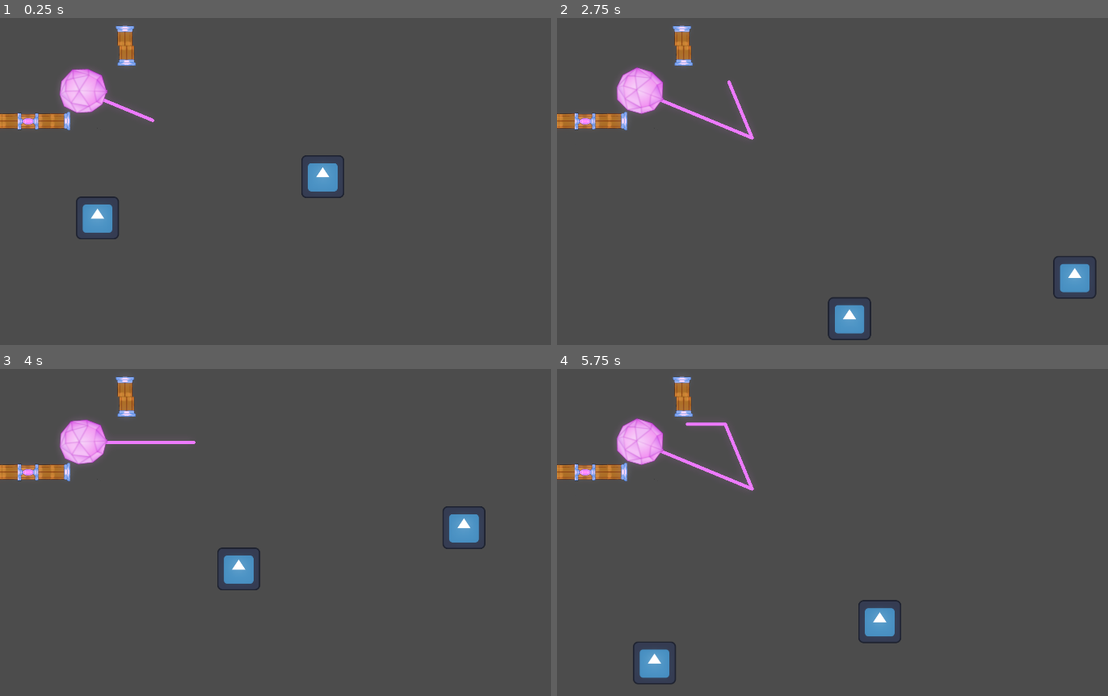
Above: before the commit, frames 1-4 (two rows, left to right).
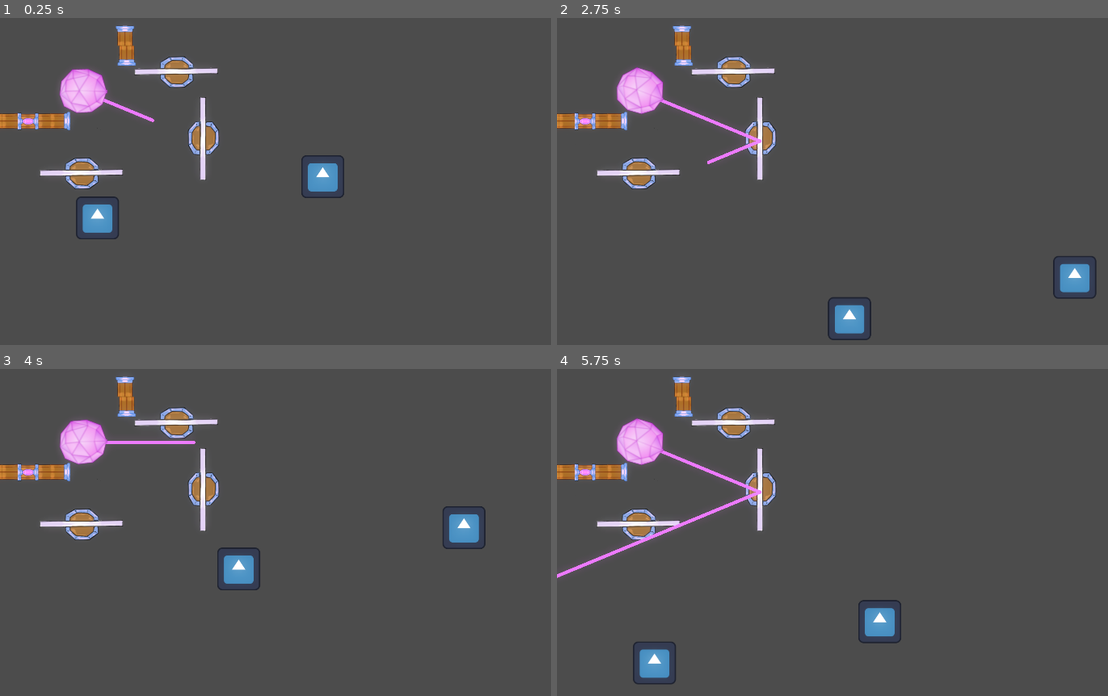
Above: after the commit, the same moments.

Repository: nathanBarloy/no-crunch-2026
Game: Godot game, scene res://mechanics/test.tscn
Two runs of this game, one before a commit and one after it. Both use one fixed random seed, a clock stepped at 60 frames per second and the inputs below. This scene is started directly instead of the project's main scene. The engine's default icon, where the game draws it, is replaced by a stand-in: a white triangle on a blue panel in a dark square.
Inputs:
- Up to frame 1 (0.25 s): no input
- Up to frame 2 (2.75 s): hold D (move-right) 0.53-1.28 s; tap F (action) at 0.6 s; hold S (move-down) 1.28-2.03 s; tap Q (turn-anticlock) at 1.35 s; hold D (move-right) from 2.03 s (still down); tap E (turn-clock) at 2.1 s
- Up to frame 3 (4 s): release D (move-right) at 2.78 s; hold W (move-up) 2.78-3.53 s; tap F (action) at 2.85 s; hold A (move-left) from 3.53 s (still down); tap Q (turn-anticlock) at 3.6 s
- Up to frame 4 (5.75 s): tap E (turn-clock) at 4.35 s; release A (move-left) at 5.03 s; hold S (move-down) from 5.03 s (still down); tap F (action) at 5.1 s

The runs differ from the first frame. In frame 1, 1.9% of the frame differs, in the area x 7-40%, y 11-53%; in frame 2, 2.0%; in frame 3, 1.9%; in frame 4, 2.4%, in the area x 0-40%, y 11-64%.

Commit message:
art: mirror integration

Diff:
--- a/no-crunch-2026/levels/2/tableau_test.tscn
+++ b/no-crunch-2026/levels/2/tableau_test.tscn
@@ -4,6 +4,7 @@
 [ext_resource type="PackedScene" uid="uid://d0j5p2bsjra34" path="res://mechanics/laser/laser_manager.tscn" id="2_w2uyy"]
 [ext_resource type="PackedScene" uid="uid://chm0r7htneq3w" path="res://mechanics/obstacles/wall.tscn" id="3_1wtrm"]
 [ext_resource type="PackedScene" uid="uid://c7waiufd7jnf0" path="res://mechanics/obstacles/target.tscn" id="5_s4v2x"]
+[ext_resource type="PackedScene" uid="uid://dg616cv84t3aw" path="res://mechanics/obstacles/mirror.tscn" id="5_xrjqc"]
 
 [node name="Tableau" unique_id=1175971842 instance=ExtResource("1_6hbeh")]
 
@@ -15,3 +16,7 @@
 
 [node name="Target" parent="." index="8" unique_id=1004707607 instance=ExtResource("5_s4v2x")]
 position = Vector2(539, 697)
+
+[node name="Mirror" parent="." index="9" unique_id=565877863 instance=ExtResource("5_xrjqc")]
+position = Vector2(668, 397)
+rotation = 0.7853982
--- a/no-crunch-2026/mechanics/laser/laser.tscn
+++ b/no-crunch-2026/mechanics/laser/laser.tscn
@@ -21,6 +21,7 @@
 glow_map_strength = 0.26
 
 [node name="Laser" type="RayCast2D" unique_id=1796673620]
+z_index = 2
 target_position = Vector2(-1.0204021, 5010)
 collide_with_areas = true
 script = ExtResource("2_r8im3")
--- a/no-crunch-2026/mechanics/laser/laser_manager.tscn
+++ b/no-crunch-2026/mechanics/laser/laser_manager.tscn
@@ -28,6 +28,7 @@
 shape = SubResource("CircleShape2D_8qx13")
 
 [node name="GeodeSprite" type="Sprite2D" parent="." unique_id=400647370]
+z_index = 3
 material = SubResource("CanvasItemMaterial_ym85s")
 position = Vector2(-0.6351373, 0.374996)
 rotation = 0.06804056
--- a/no-crunch-2026/mechanics/obstacles/mirror.gd
+++ b/no-crunch-2026/mechanics/obstacles/mirror.gd
@@ -1,15 +1,3 @@
 class_name Mirror
 
 extends Area2D
-
-@export var is_tilted: bool = false
-
-# Called when the node enters the scene tree for the first time.
-func _ready() -> void:
-	if is_tilted:
-		$Straight.visible = false
-		$Tilted.visible = true
-		$MirrorCollision.rotate(PI/4)
-	else:
-		$Tilted.visible = false
-		$Straight.visible = true
--- a/no-crunch-2026/mechanics/obstacles/mirror.tscn
+++ b/no-crunch-2026/mechanics/obstacles/mirror.tscn
@@ -1,11 +1,10 @@
 [gd_scene format=3 uid="uid://dg616cv84t3aw"]
 
 [ext_resource type="Script" uid="uid://bkfanu5ak0yju" path="res://mechanics/obstacles/mirror.gd" id="1_mi5qh"]
-[ext_resource type="Texture2D" uid="uid://c860mfiqi7jk7" path="res://Art/Asset/Mirroir/MirroirFace.png" id="2_naucb"]
-[ext_resource type="Texture2D" uid="uid://blx7dcjxexop" path="res://Art/Asset/Mirroir/MirroirCoté.png" id="3_p7jkp"]
+[ext_resource type="Texture2D" uid="uid://dvgekogva5m6j" path="res://Art/Asset/Mirroir/Mirroir.png" id="2_mi5qh"]
 
 [sub_resource type="RectangleShape2D" id="RectangleShape2D_mi5qh"]
-size = Vector2(38, 123)
+size = Vector2(2.9999995, 245)
 
 [node name="Mirror" type="Area2D" unique_id=565877863 groups=["pickable"]]
 script = ExtResource("1_mi5qh")
@@ -14,12 +13,6 @@
 scale = Vector2(0.99999994, 0.99999994)
 shape = SubResource("RectangleShape2D_mi5qh")
 
-[node name="Straight" type="Sprite2D" parent="." unique_id=1365596227]
-position = Vector2(0, -1)
-scale = Vector2(1e-05, 1)
-texture = ExtResource("2_naucb")
-
-[node name="Tilted" type="Sprite2D" parent="." unique_id=571338108]
-position = Vector2(11, 19)
-scale = Vector2(0.4, 0.4)
-texture = ExtResource("3_p7jkp")
+[node name="Sprite2D" type="Sprite2D" parent="." unique_id=1266594396]
+scale = Vector2(0.6, 0.6)
+texture = ExtResource("2_mi5qh")
Binary file changed: no-crunch-2026/Art/Asset/Mirroir/Mirroir.png
